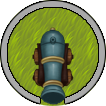
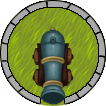
Layer changes from the first (106, 106) image to the second:
added layer "Camada 14" above "Camada 10" over (0, 1, 106, 99)
